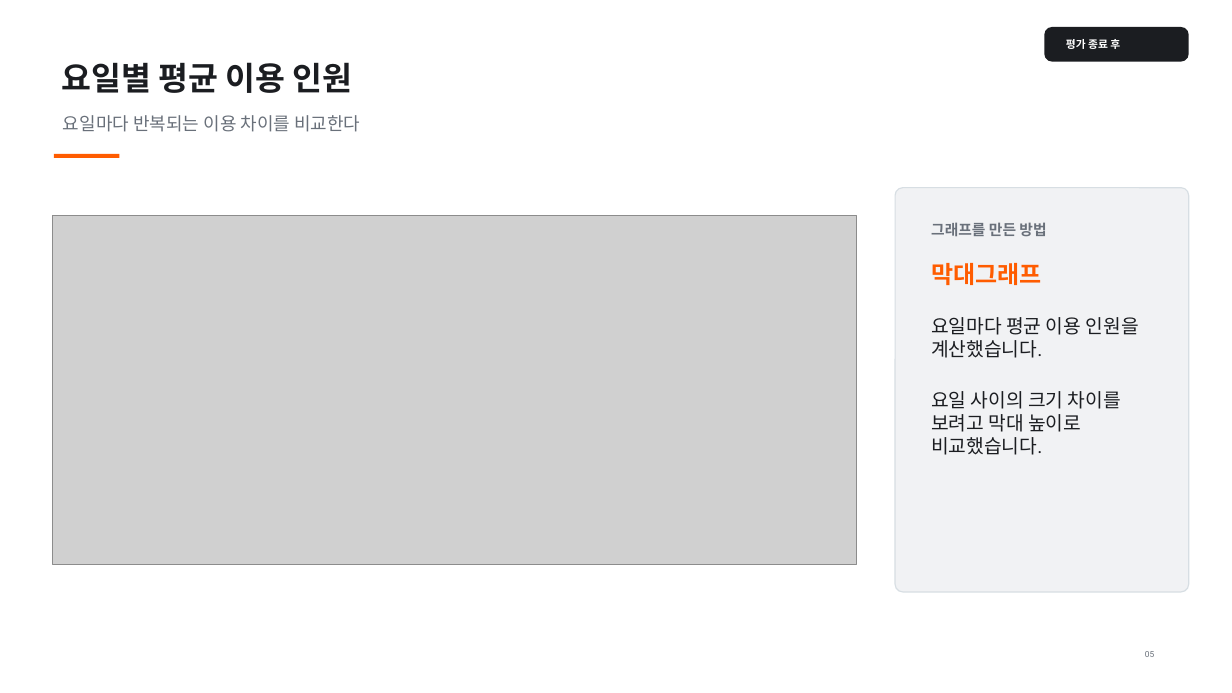
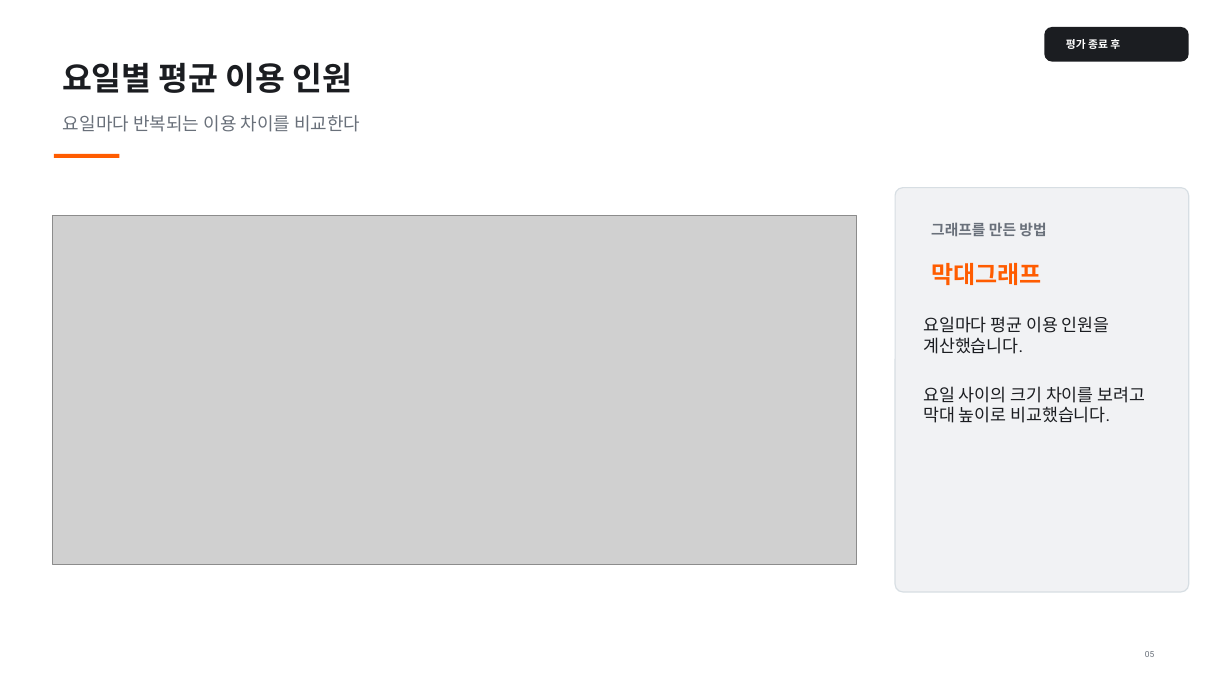
Before and after one commit to cozy819/2026-02__jdh, a slide deck: slide 5 of 05/ppt/05-2_수행평가_1_실시와_제출.pptx. Drawn at 1232x693 pixels with LibreOffice and Linux fonts; fonts in the diff are those of the drawing; grey boxes stand for pictures. Boxes give left, top, right and bottom in pixels: in the first picture for what was removed or moved away, otherwise in the second. Text is boxed around its words. In the diff, an @@ line names an element or a change of style, - is before the commit and + after.

```diff
--- a/05/ppt/05-2_수행평가_1_실시와_제출.pptx
+++ b/05/ppt/05-2_수행평가_1_실시와_제출.pptx
@@ text at (x1=923, y1=316, x2=1145, y2=423): text changed; size 15 to 13.5 pt @@
-요일마다 평균 이용 인원을 계산했습니다.
-요일 사이의 크기 차이를 보려고 막대 높이로 비교했습니다.
+요일마다 평균 이용 인원을
+계산했습니다.
+요일 사이의 크기 차이를 보려고
+막대 높이로 비교했습니다.
```
Also in this commit, not shown: 3 other slides changed, 9 other files.
